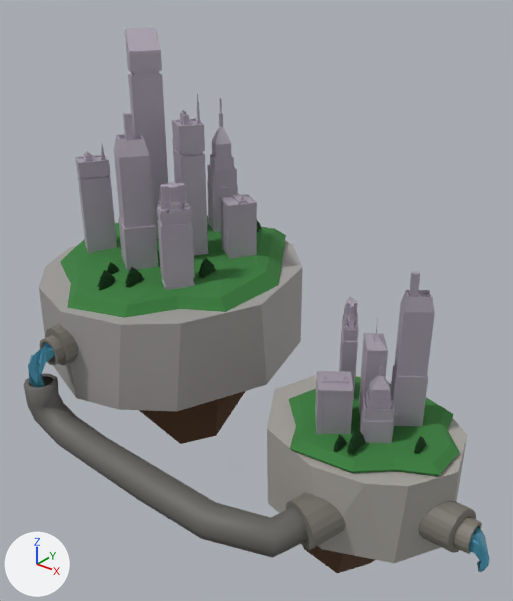
The OBJ model Assets/land/NEWlandcity.obj, before and after one commit.
Camera for both pictures: a 50 mm camera at (0.425, -1.012, 1.117) aimed at (-0.47, 0.107, 0.424). The axes (+X, +Y, +Z) are drawn at lower left. The lights are the same throughout. Where no turn or scale is listed for an object, it has been applied to the vertices. Vertices at the same position are counted once.

The first picture shows 'BezierCurve', 'Cylinder', 'Cylinder.001', 'Cylinder_multicolor_0', 'Cylinder_multicolor_0.001', 'Highrise_11.001', 'Highrise_11.002', 'Highrise_14.002', 'Highrise_16.002', 'Highrise_18', 'Highrise_18.005', 'Highrise_8.001', 'Highrise_8.002', 'Highrise_9.001_Highrise_9.010', 'Highrise_9.003', 'Icosphere.001'.
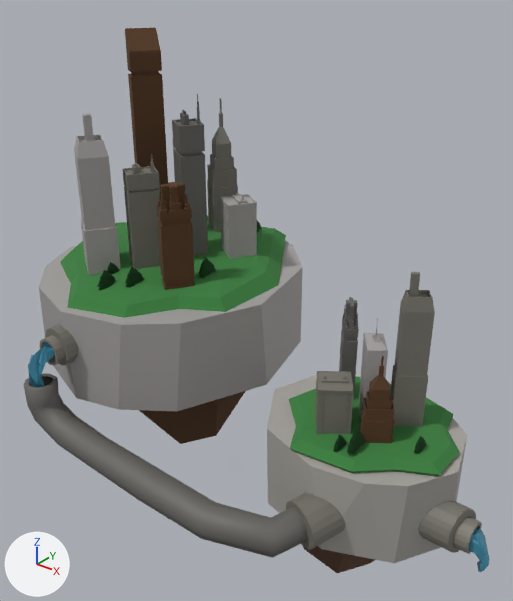
What differs and where, as boxes [x1, y1, x2, y2] in the pictures (513 x 601 px):
'Highrise_8.002', mesh moved: before [114, 112, 158, 271]; after [74, 113, 120, 276]
'Highrise_11.001', recoloured, mesh moved: before [76, 143, 117, 254]; after [123, 154, 160, 269]
'Highrise_16.002', recoloured (grey to brown): [125, 28, 168, 239] in both
'Highrise_8.001', recoloured: [390, 272, 435, 426] in both
'Highrise_18.005', recoloured (grey to brown): [157, 182, 195, 290] in both
'Highrise_11.002', recoloured: [172, 95, 208, 256] in both
'Highrise_14.002', recoloured: [315, 371, 354, 434] in both
'Highrise_9.001_Highrise_9.010', recoloured: [207, 98, 238, 232] in both
'Highrise_9.003', recoloured (grey to brown): [360, 356, 394, 443] in both
'Highrise_18', recoloured: [339, 297, 359, 400] in both

The edits, one by one:
me_highrise_11_001 has 382 vertices, 380 faces and spans x -0.973..-0.886, y 0.008..0.098, z 0.428..0.721.
me_highrise_11_001 is used by ob_highrise_11_001; location (0.0, 0.0, 0.0).
me_highrise_11_001 no longer uses material mat_default (light grey #c6beca).
me_highrise_11_001 part 1: the whole mesh is moved by (0.167, 0.0, 0.0).
me_highrise_11_001 now uses material mat_material_004 (grey #76736a).
me_highrise_11_002 has 382 vertices, 380 faces and spans x -0.773..-0.681, y 0.132..0.22, z 0.35..0.84.
me_highrise_11_002 no longer uses material mat_default (light grey #c6beca).
me_highrise_11_002 now uses material mat_material_002 (dark grey #64625f).
me_highrise_14_002 has 286 vertices, 406 faces and spans x -0.2359..-0.1407, y -0.0515..0.0443, z 0.2671..0.3862.
me_highrise_14_002 no longer uses material mat_default (light grey #c6beca).
me_highrise_14_002 now uses material mat_material_004 (grey #76736a).
me_highrise_16_002 has 210 vertices, 208 faces and spans x -0.901..-0.825, y 0.138..0.222, z 0.459..0.967.
me_highrise_16_002 no longer uses material mat_default (light grey #c6beca).
me_highrise_16_002 now uses material mat_material_003 (brown #573b24).
me_highrise_18 has 514 vertices, 512 faces and spans x -0.254..-0.2, y 0.078..0.137, z 0.269..0.496.
me_highrise_18 no longer uses material mat_default (light grey #c6beca).
me_highrise_18 now uses material mat_material_002 (dark grey #64625f).
me_highrise_18_005 has 514 vertices, 512 faces and spans x -0.671..-0.594, y -0.016..0.066, z 0.438..0.681.
me_highrise_18_005 no longer uses material mat_default (light grey #c6beca).
me_highrise_18_005 now uses material mat_material_003 (brown #573b24).
me_highrise_8_001 has 40 vertices, 38 faces and spans x -0.119..-0.044, y 0.063..0.135, z 0.255..0.6.
me_highrise_8_001 no longer uses material mat_default (light grey #c6beca).
me_highrise_8_001 now uses material mat_material_004 (grey #76736a).
me_highrise_8_002 has 40 vertices, 38 faces and spans x -0.837..-0.725, y -0.007..0.101, z 0.393..0.804.
me_highrise_8_002 is used by ob_highrise_8_002; location (0.0, 0.0, 0.0).
me_highrise_8_002 part 2: the whole mesh is moved by (-0.062, -0.063, 0.0).
me_highrise_9_001_highrise_9_010 has 100 vertices, 98 faces and spans x -0.812..-0.723, y 0.292..0.381, z 0.431..0.801.
me_highrise_9_001_highrise_9_010 no longer uses material mat_default (light grey #c6beca).
me_highrise_9_001_highrise_9_010 now uses material mat_material_004 (grey #76736a).
me_highrise_9_003 has 100 vertices, 98 faces and spans x -0.135..-0.065, y -0.019..0.047, z 0.235..0.457.
me_highrise_9_003 no longer uses material mat_default (light grey #c6beca).
me_highrise_9_003 now uses material mat_material_003 (brown #573b24).
